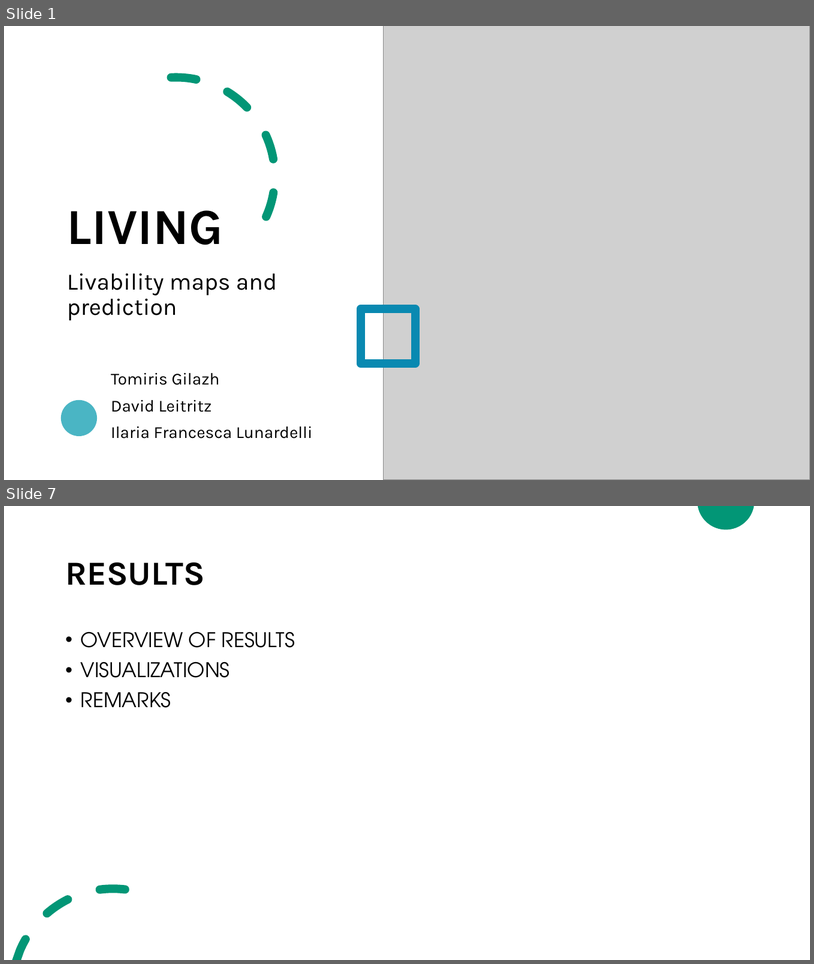
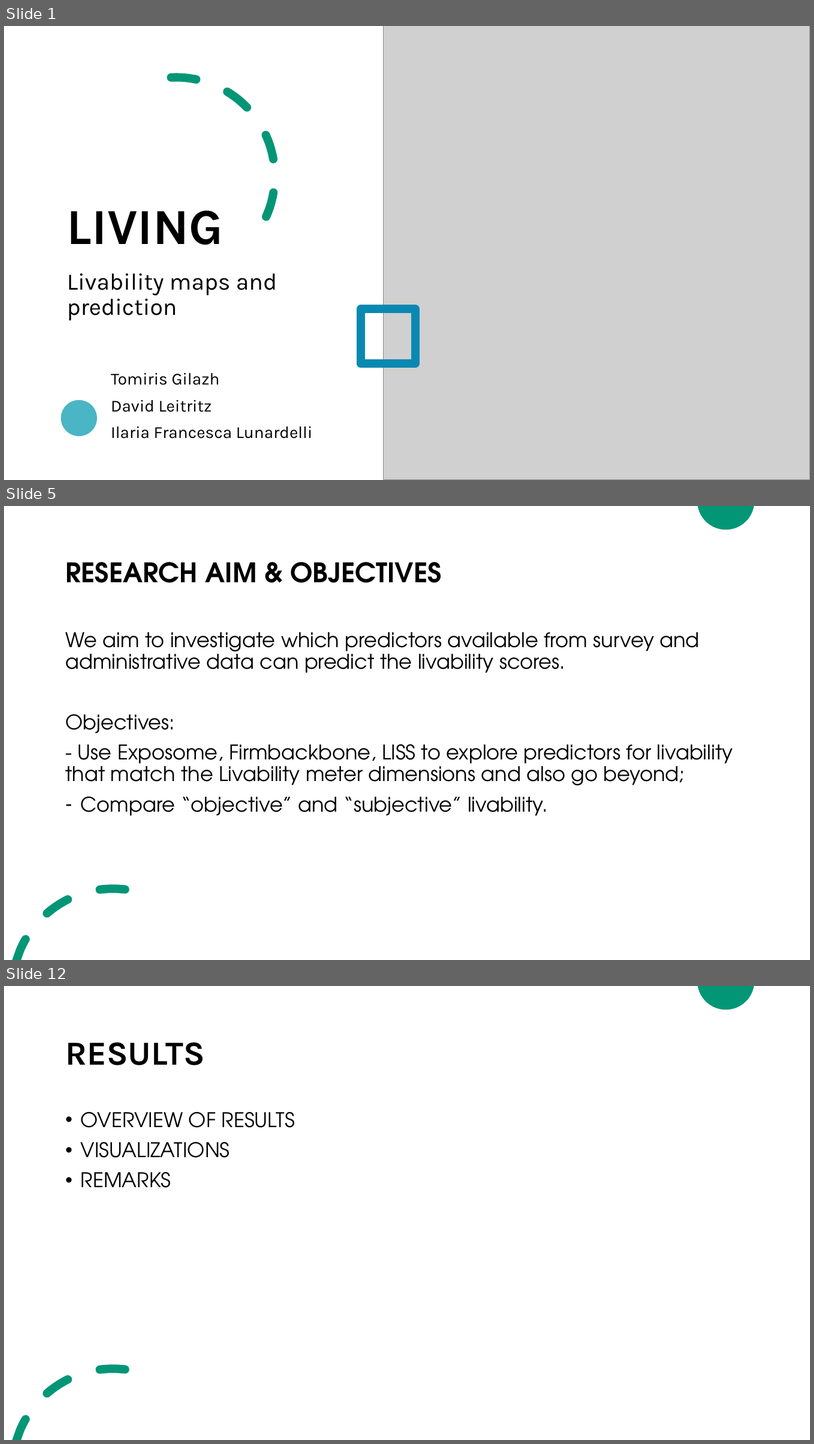
Before and after one commit to ilaluna/LIVING-SICSS, a slide deck: LIVING-SICCS.pptx. Shown one above the other, each under a label of ours: slides 1 and 7 before the commit, slides 1, 5 and 12 after it; the slides between them are not shown. The pictures are 814x964 and 814x1444 pixels, drawn with LibreOffice and Linux fonts; fonts in the diff are those of the drawing; grey boxes stand for pictures. Boxes give left, top, right and bottom in pixels: in the first picture for what was removed or moved away, otherwise in the second. Text is boxed around its words. In the diff, an @@ line names an element or a change of style, - is before the commit and + after.

```diff
--- a/LIVING-SICCS.pptx
+++ b/LIVING-SICCS.pptx
@@ slide 5 added at [4, 506, 810, 960], background #FFFFFF; not listed: 2 template elements that a slide beside it also shows @@
@@ title added at [65, 562, 442, 583], 32 pt, text #000000, bold @@
+RESEARCH AIM & OBJECTIVES
@@ text added at [65, 632, 734, 816], 24 pt, text #000000 @@
+We aim to investigate which predictors available from survey and administrative data can predict the livability scores.
+Objectives:
+- Use Exposome, Firmbackbone, LISS to explore predictors for livability that match the Livability meter dimensions and also go beyond;
+– Compare “objective” and “subjective” livability.
@@ what was slide 7 is now slide 12 @@
```
Also in this commit, not shown: 4 slides changed, 9 other slides added, 2 slides removed.
